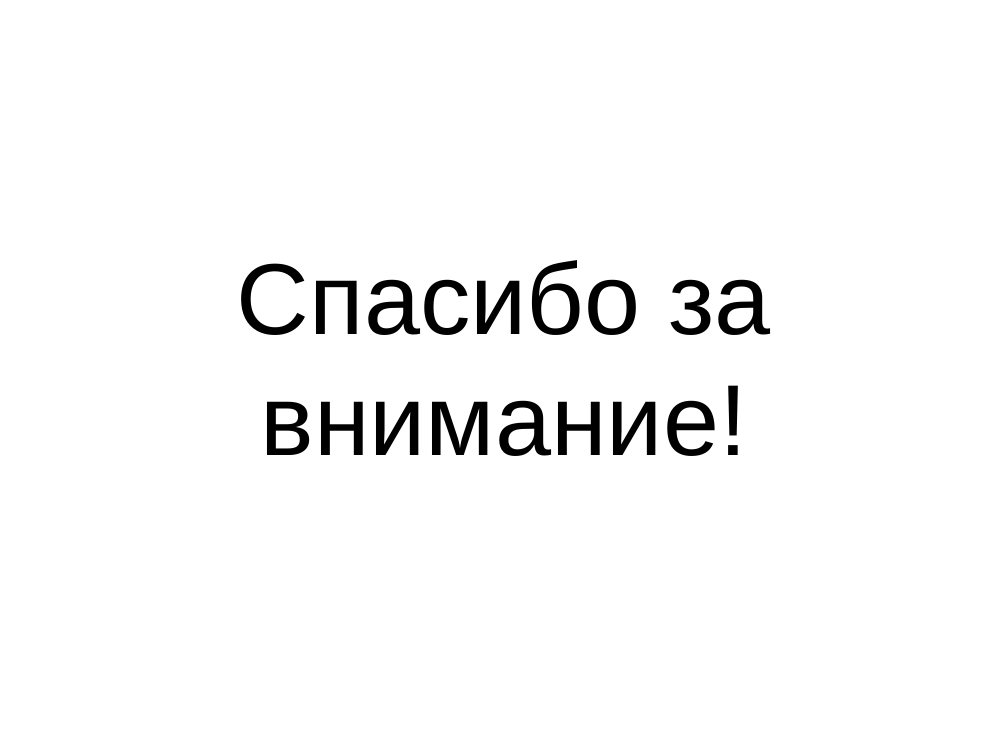
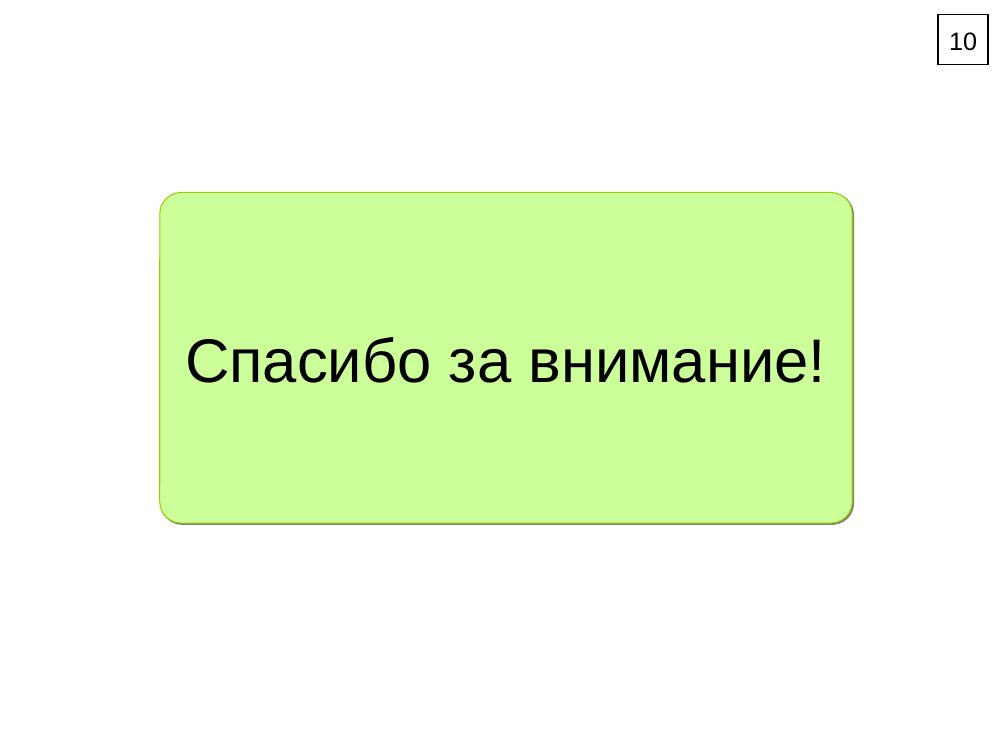
Before and after one commit to Klesomik/Compiler, a slide deck: slide 10 of Compiler/Theory/Report.ppt (slide 12 before the commit). Drawn at 1008x756 pixels with LibreOffice and Linux fonts; fonts in the diff are those of the drawing. Boxes give left, top, right and bottom in pixels: in the first picture for what was removed or moved away, otherwise in the second. Text is boxed around its words. In the diff, an @@ line names an element or a change of style, - is before the commit and + after.

```diff
--- a/Compiler/Theory/Report.ppt
+++ b/Compiler/Theory/Report.ppt
@@ rectangle added at (938,15,989,66), fill #FFFFFF, outline #000000 0.74 pt, 18 pt, text #000000 @@
+10
@@ rounded rectangle "Спасибо за внимание!": place and size @@
-rounded rectangle "Спасибо за внимание!" at (237,260,771,456)
+rounded rectangle "Спасибо за внимание!" at (160,193,853,523)
@@ rounded rectangle "Спасибо за внимание!" at (160,193,853,523): size 72 to 44 pt; vertical alignment top to middle; fill none to #CCFF99; outline none to #99CC00 0.74 pt; shadow on @@
```
Also in this commit, not shown: 6 other slides changed, 5 slides added, 5 slides removed, 19 other files.
